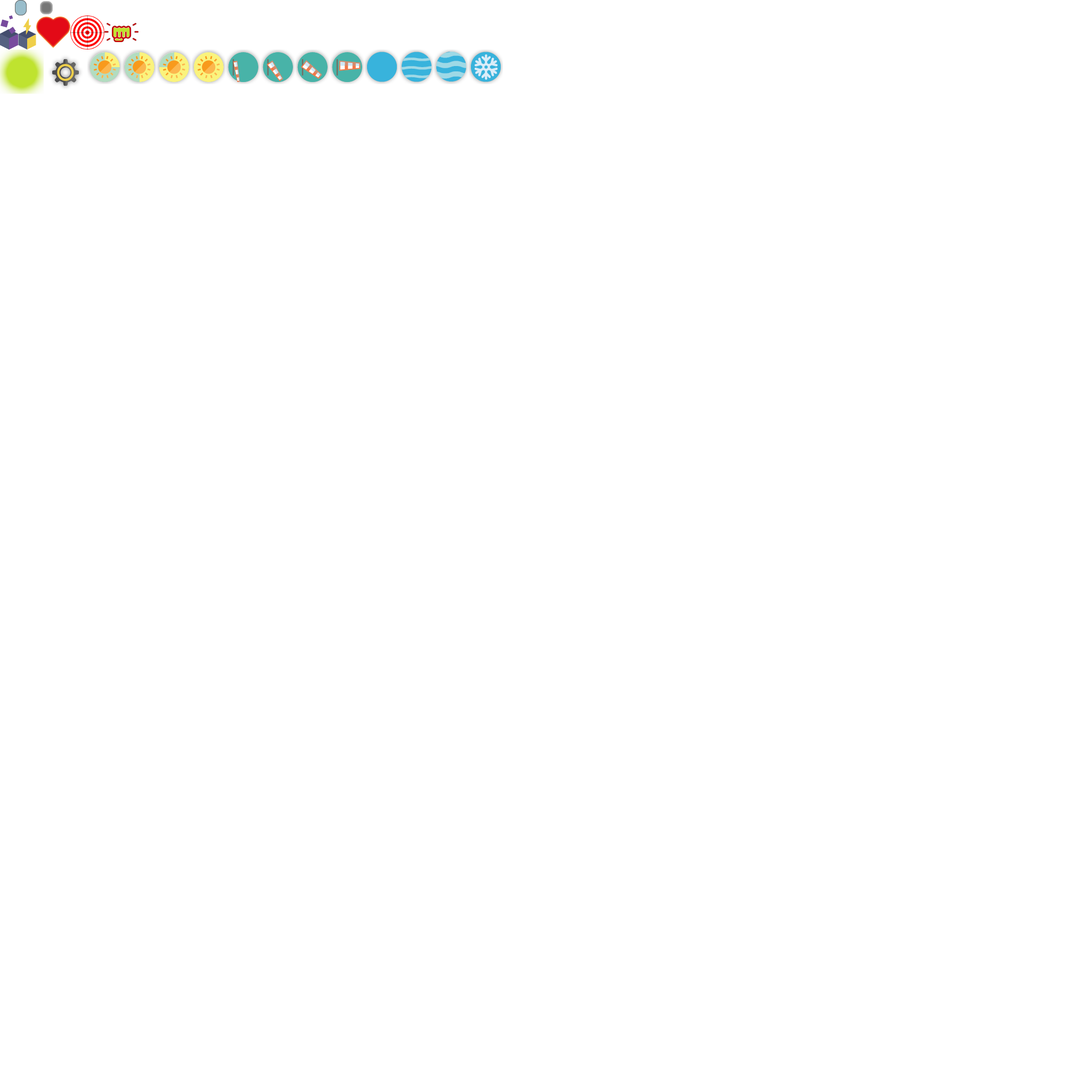
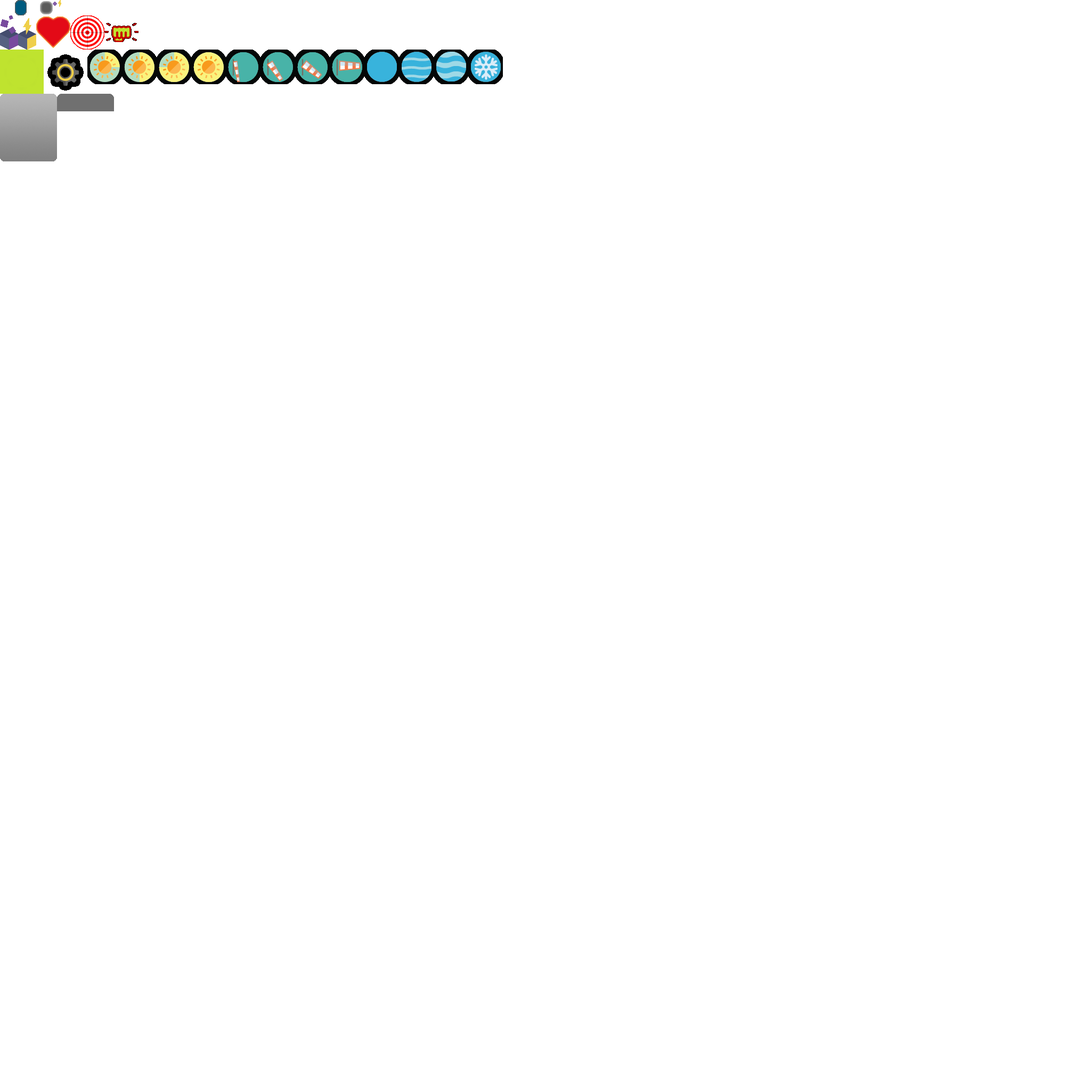
Layered file, before and after one edit (1091x1091). Changes by layer:
added layer "small_energy" above "small_minerals" over [58, 0, 62, 7]
added layer "small_minerals" above "water (4).png" over [52, 1, 58, 6]
added layer "build_top" above "build_background" over [57, 93, 115, 112]
added layer "build_background" above "sun (3).png" over [0, 93, 58, 162]
